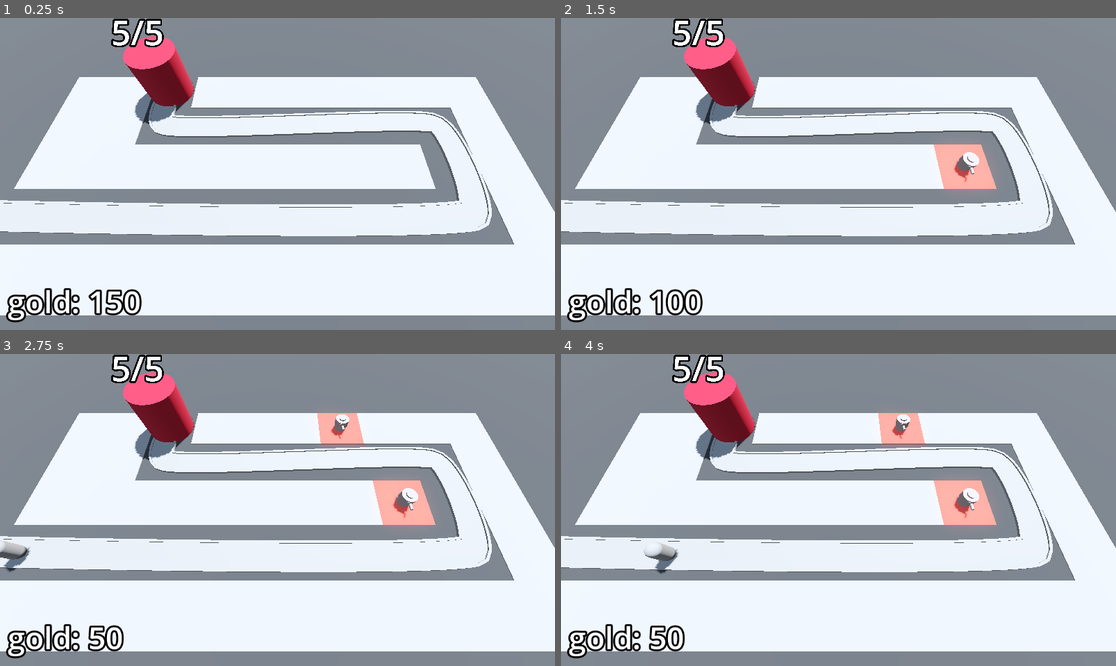
Above: before the commit, frames 1-4 (two rows, left to right).
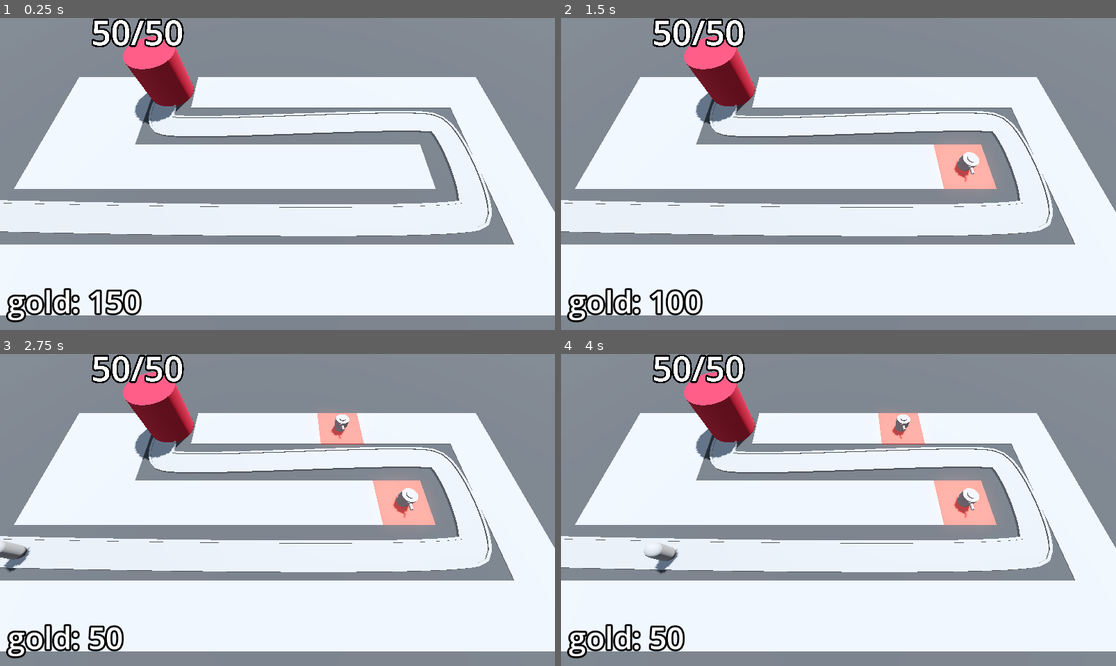
Above: after the commit, the same moments.

Repository: ozgencDev/Barbarian-Blaster
Game: Godot game, scene res://BaseLevel.tscn
Two runs of this game, one before a commit and one after it. Both use one fixed random seed, a clock stepped at 60 frames per second and the inputs below.
Inputs (mouse positions are in pixels of both pictures, inside the frame that each line leads up to):
- Up to frame 1 (0.25 s): no input
- Up to frame 2 (1.5 s): tap Enter at 0.5 s; move the mouse to (960, 158) at 0.52 s; press the mouse at (960, 158) at 0.53 s; tap Space at 1.25 s; move the mouse to (727, 189) at 1.27 s; release the mouse at (727, 189) at 1.28 s; click (727, 189) at 1.35 s
- Up to frame 3 (2.75 s): tap Enter at 2 s; move the mouse to (333, 441) at 2.02 s; press the mouse at (333, 441) at 2.03 s
- Up to frame 4 (4 s): move the mouse to (810, 572) at 2.77 s; release the mouse at (810, 572) at 2.78 s; click (810, 572) at 2.85 s; move the mouse to (1005, 556) at 3.52 s; press the mouse at (1005, 556) at 3.53 s

The runs differ from the first frame. In frame 1, 0.6% of the frame differs, in the area x 16-34%, y 0-10%; in frame 2, 0.6%; in frame 3, 0.6%; in frame 4, 0.6%.

Commit message:
adds signal to difficulty_manager for stop spawning enemy and binds with timer timeout signal that signal then we catch that signal from Enemypatalso health curve

Diff:
--- a/BaseLevel.tscn
+++ b/BaseLevel.tscn
@@ -37,6 +37,12 @@
 font_size = 64
 outline_size = 16
 outline_color = Color(0, 0, 0, 1)
+
+[sub_resource type="Curve" id="Curve_swqdh"]
+min_value = 10.0
+max_value = 150.0
+_data = [Vector2(0, 10), 0.0, 140.0, 0, 1, Vector2(1, 150), 140.0, 0.0, 1, 0]
+point_count = 2
 
 [node name="Node3D" type="Node3D"]
 
@@ -117,6 +123,7 @@
 }
 
 [node name="Base" parent="." instance=ExtResource("3_nn78s")]
+max_health = 50
 
 [node name="TurretManager" type="Node3D" parent="." node_paths=PackedStringArray("enemy_path")]
 script = ExtResource("5_piyug")
@@ -144,5 +151,7 @@
 label_settings = SubResource("LabelSettings_yl6ok")
 
 [node name="DifficultyManager" parent="." instance=ExtResource("9_pt5x6")]
+enemy_health_curve = SubResource("Curve_swqdh")
 
 [connection signal="timeout" from="EnemyPath/Timer" to="EnemyPath" method="spawn_enemy"]
+[connection signal="stop_spawning_enemies" from="DifficultyManager" to="EnemyPath" method="_on_difficulty_manager_stop_spawning_enemies"]
--- a/DifficultyManager/difficulty_manager.gd
+++ b/DifficultyManager/difficulty_manager.gd
@@ -1,7 +1,11 @@
 extends Node
+
+signal stop_spawning_enemies
 
 @export var game_length := 30.0
 @export var spawn_time_curve: Curve
+@export var enemy_health_curve: Curve
+
 @onready var timer: Timer = $Timer
 
 # Called when the node enters the scene tree for the first time.
@@ -18,3 +22,10 @@
 
 func get_spawn_time() -> float:
 	return spawn_time_curve.sample(game_progress_ratio())
+
+func get_enemy_health() -> float:
+	return enemy_health_curve.sample(game_progress_ratio())
+
+
+func _on_timer_timeout() -> void:
+	stop_spawning_enemies.emit()
--- a/DifficultyManager/difficulty_manager.tscn
+++ b/DifficultyManager/difficulty_manager.tscn
@@ -14,3 +14,5 @@
 
 [node name="Timer" type="Timer" parent="."]
 one_shot = true
+
+[connection signal="timeout" from="Timer" to="." method="_on_timer_timeout"]
--- a/Enemy/enemy.gd
+++ b/Enemy/enemy.gd
@@ -4,6 +4,7 @@
 @export var speed: float = 1
 @export var max_health := 50
 @export var coin := 15
+
 @onready var base = get_tree().get_first_node_in_group("base")
 @onready var animation_player: AnimationPlayer = $AnimationPlayer
 @onready var bank = get_tree().get_first_node_in_group("bank")
@@ -21,6 +22,7 @@
 
 func _ready() -> void:
 	current_health = max_health
+	#Engine.time_scale = 5 We can speed engine time for testing purposes
 
 
 func take_damage() -> void:
@@ -33,3 +35,4 @@
 	if progress_ratio == 1.0:
 		base.take_damage()
 		set_process(false)
+		queue_free()
--- a/EnemyPath.gd
+++ b/EnemyPath.gd
@@ -8,3 +8,7 @@
 	var new_enemy = enemy_scene.instantiate()
 	add_child(new_enemy)
 	timer.wait_time = difficulty_manager.get_spawn_time()
+
+
+func _on_difficulty_manager_stop_spawning_enemies() -> void:
+	timer.stop()
Not shown: 1 places in BaseLevel.tscn that only renumber resources
